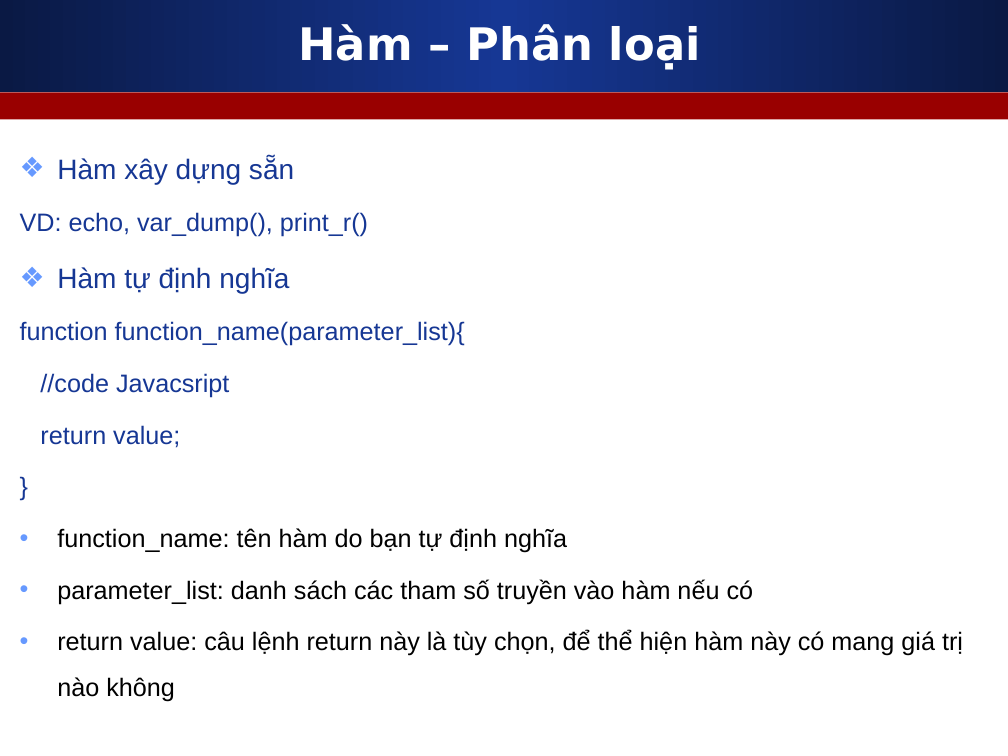
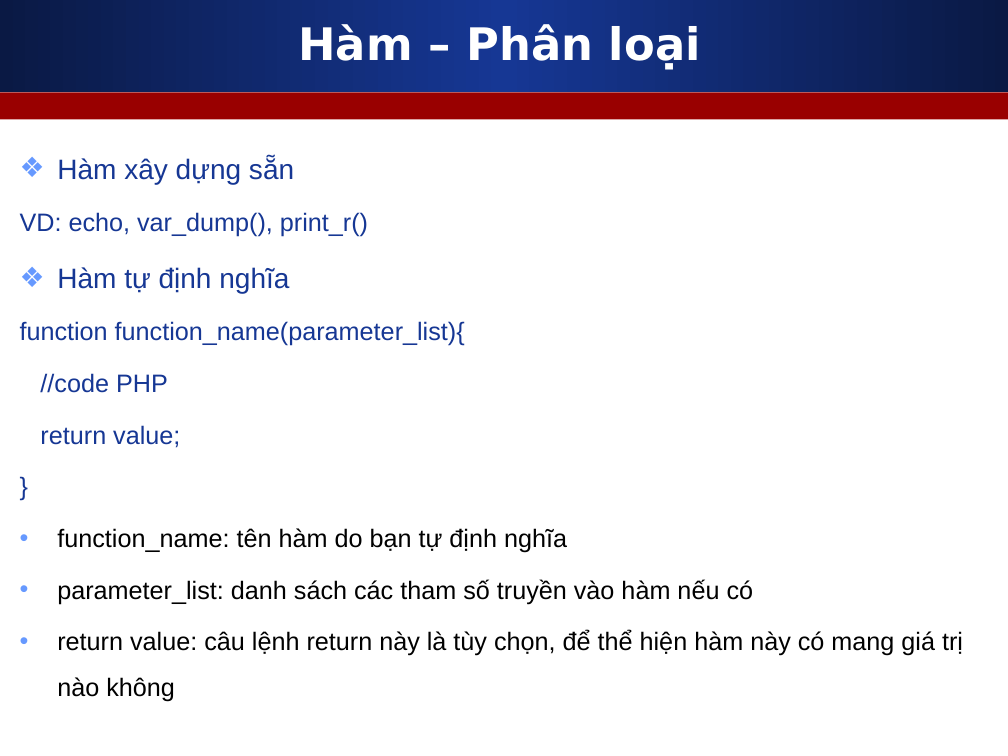
Before and after one commit to nguyenvietmanhit/php46, a slide deck: slide 12 of Day10_PHP_Setup_Enviroment_And_Basic/Slides/2_PHP_can_ban_Bien_Hang_Ham.ppt. Drawn at 1008x756 pixels with LibreOffice and Linux fonts; fonts in the diff are those of the drawing. Boxes give left, top, right and bottom in pixels: in the first picture for what was removed or moved away, otherwise in the second. Text is boxed around its words. In the diff, an @@ line names an element or a change of style, - is before the commit and + after.

```diff
--- a/Day10_PHP_Setup_Enviroment_And_Basic/Slides/2_PHP_can_ban_Bien_Hang_Ham.ppt
+++ b/Day10_PHP_Setup_Enviroment_And_Basic/Slides/2_PHP_can_ban_Bien_Hang_Ham.ppt
@@ text at <box>40,373,168,393</box>: text changed @@
-//code Javacsript
+//code PHP
```
Also in this commit, not shown: 1 other slide changed, 1 slide added, 4 other files.
